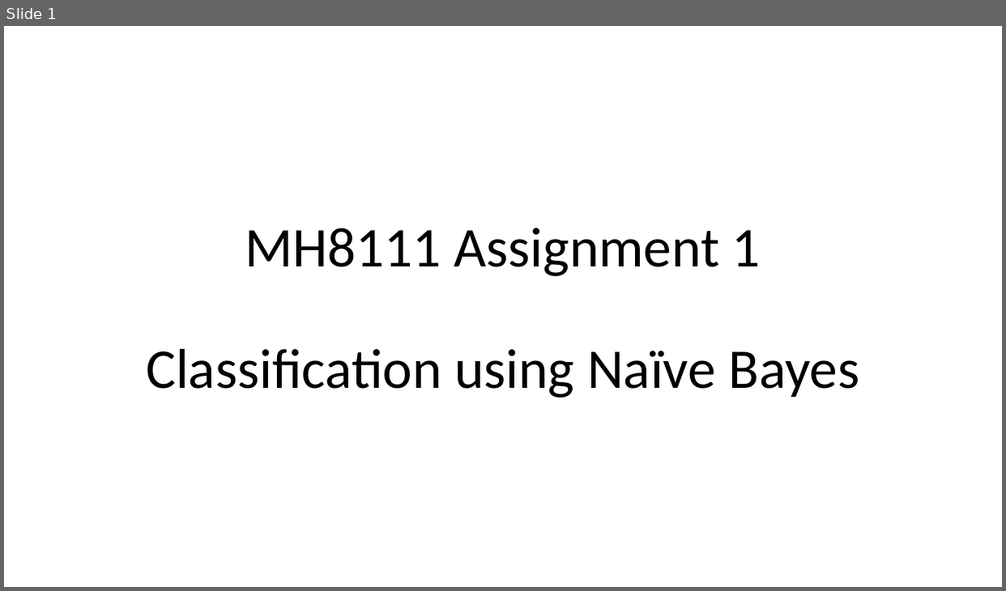
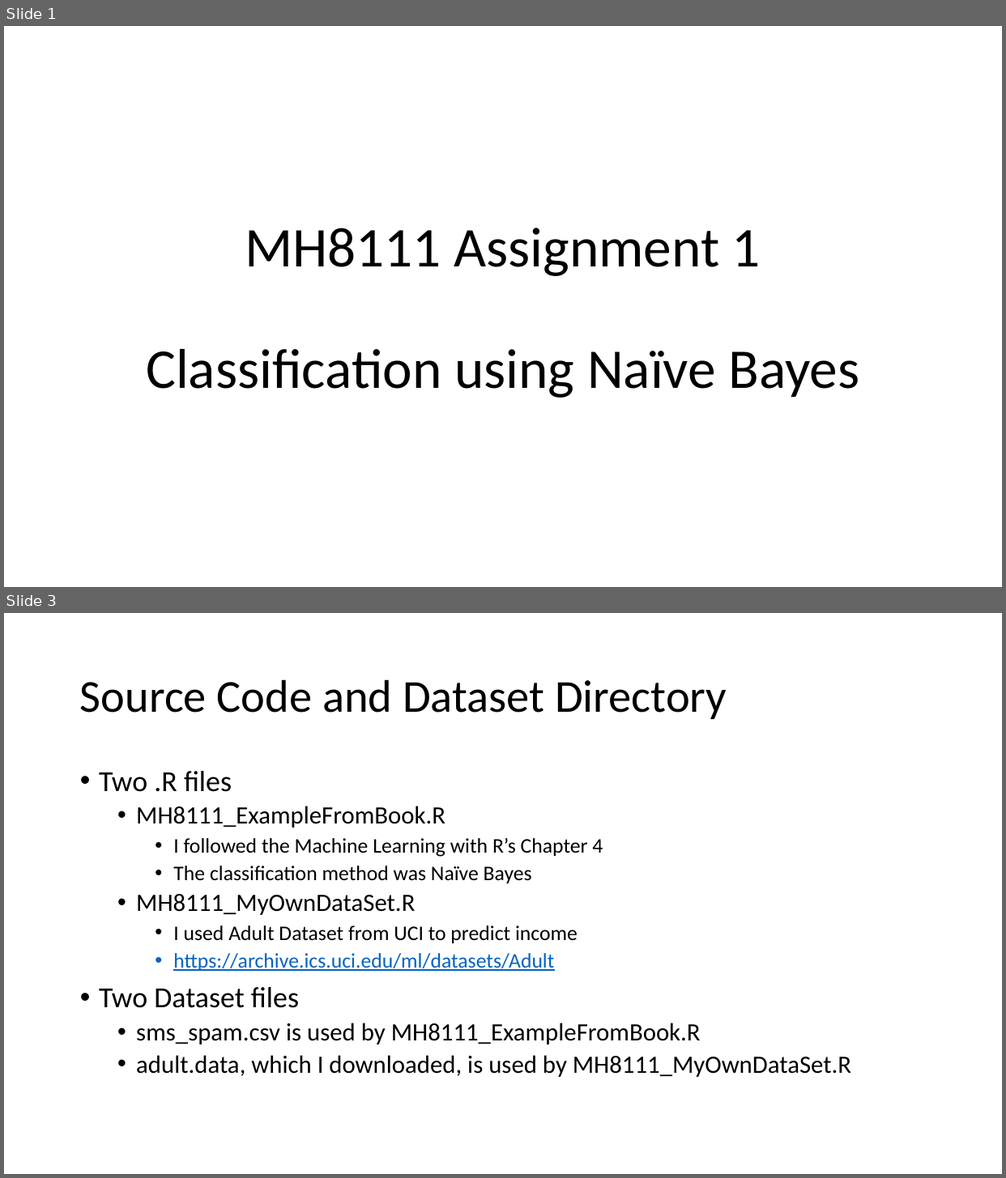
Before and after one commit to lifengzhi/msa_mh8101_or1_lp, a slide deck: mh8111_assignment/NaiveBayes.pptx. Shown one above the other, each under a label of ours: slide 1 before the commit, slides 1 and 3 after it; the slides between them are not shown. The pictures are 1006x591 and 1006x1178 pixels, drawn with LibreOffice and Linux fonts; fonts in the diff are those of the drawing. Boxes give left, top, right and bottom in pixels: in the first picture for what was removed or moved away, otherwise in the second. Text is boxed around its words. In the diff, an @@ line names an element or a change of style, - is before the commit and + after.

```diff
--- a/mh8111_assignment/NaiveBayes.pptx
+++ b/mh8111_assignment/NaiveBayes.pptx
@@ slide 3 added at <box>4,613,1002,1174</box>, background #FFFFFF @@
@@ title added at <box>80,679,727,719</box>, 44 pt, text #000000 @@
+Source Code and Dataset Directory
@@ text added at <box>99,771,851,1077</box>, 20 pt, text #000000 @@
+• Two .R files
+  • MH8111_ExampleFromBook.R
+    • I followed the Machine Learning with R’s Chapter 4
+    • The classification method was Naïve Bayes
+  • MH8111_MyOwnDataSet.R
+    • I used Adult Dataset from UCI to predict income
+    • https://archive.ics.uci.edu/ml/datasets/Adult
+• Two Dataset files
+  • sms_spam.csv is used by MH8111_ExampleFromBook.R
+  • adult.data, which I downloaded, is used by MH8111_MyOwnDataSet.R
```
Also in this commit, not shown: 17 other slides added.
